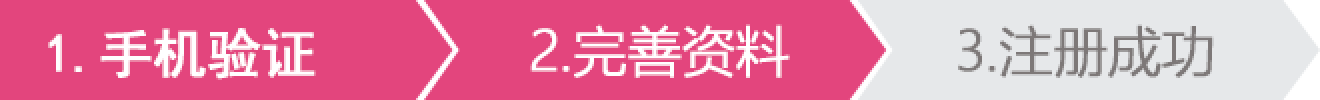
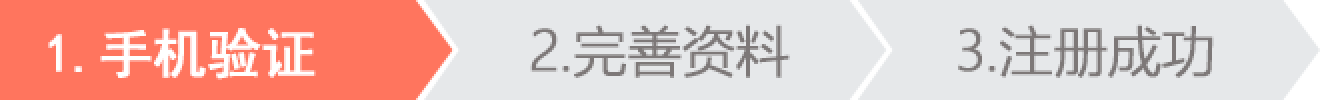
Two versions of the same layered image (1320x100). Layer-by-layer changes:
painted on "2.完善资料" over bbox(530, 24, 790, 78)
painted on "矩形 1 拷贝" over bbox(424, 0, 886, 100)
painted on "矩形 1" over bbox(0, 0, 454, 100)
